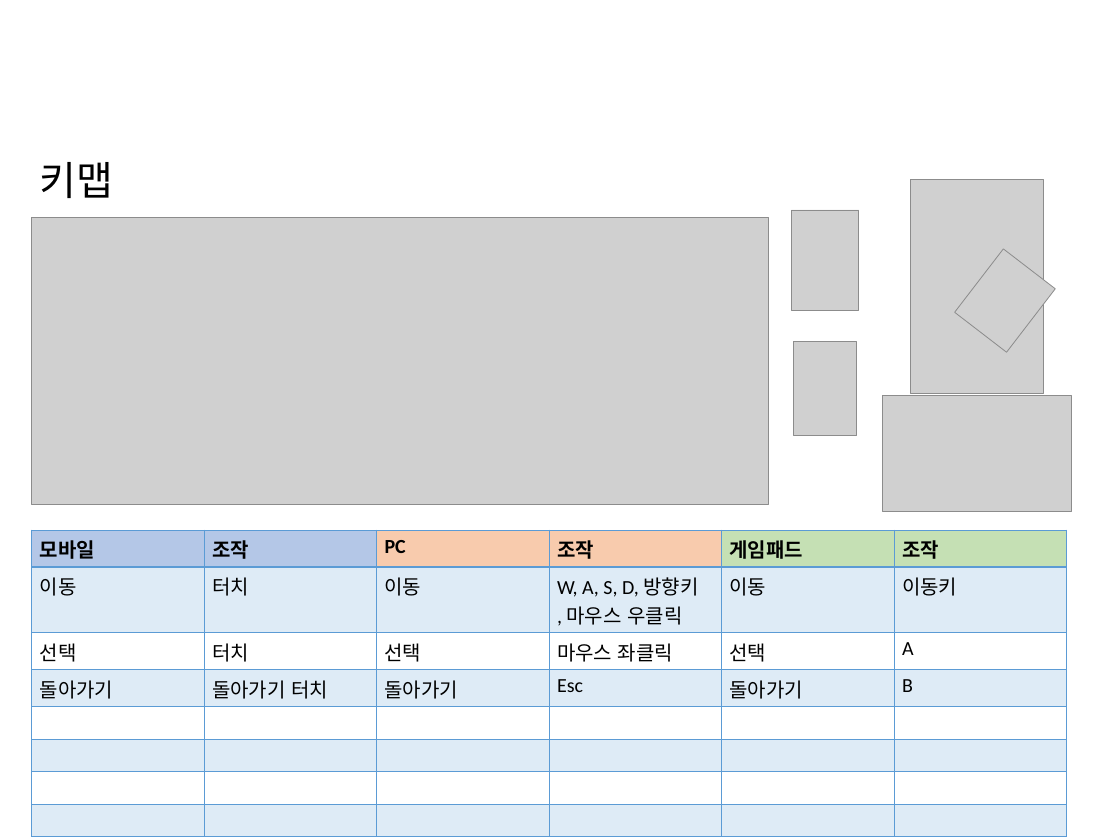
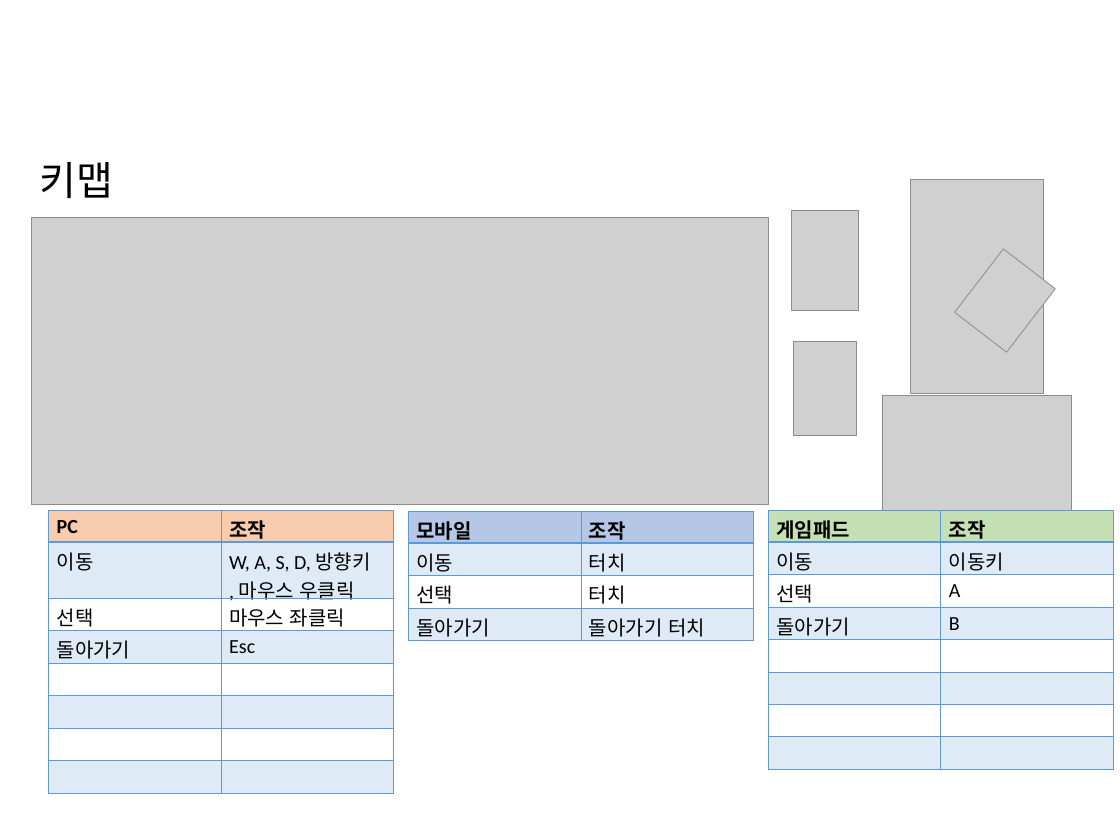
Before and after one commit to sms3072/wepatens, a slide deck: slide 10 of contents/동물서바이벌/동물서바이벌 ui 레이아웃.pptx (slide 8 before the commit). Drawn at 1120x840 pixels with LibreOffice and Linux fonts; fonts in the diff are those of the drawing; grey boxes stand for pictures. Boxes give left, top, right and bottom in pixels: in the first picture for what was removed or moved away, otherwise in the second. Text is boxed around its words. In the diff, an @@ line names an element or a change of style, - is before the commit and + after.

```diff
--- a/contents/동물서바이벌/동물서바이벌 ui 레이아웃.pptx
+++ b/contents/동물서바이벌/동물서바이벌 ui 레이아웃.pptx
@@ table at bbox=[49, 510, 394, 802] @@
-column 1: 모바일 | 이동 | 선택 | 돌아가기 |  |  |  | 
-column 2: 조작 | 터치 | 터치 | 돌아가기 터치 |  |  |  | 
-column 5: 게임패드 | 이동 | 선택 | 돌아가기 |  |  |  | 
-column 6: 조작 | 이동키 | A | B |  |  |  | 
@@ table: place and size @@
-table at bbox=[32, 530, 1069, 822]
+table at bbox=[49, 510, 394, 802]
@@ table added at bbox=[409, 511, 754, 650], 4 rows, 2 columns @@
+모바일 | 조작
+이동 | 터치
+선택 | 터치
+돌아가기 | 돌아가기 터치
@@ table added at bbox=[768, 510, 1114, 779], 8 rows, 2 columns @@
+게임패드 | 조작
+이동 | 이동키
+선택 | A
+돌아가기 | B
+ | 
+ | 
+ | 
+ | 
```
Also in this commit, not shown: 1 other slide changed, 2 slides added, 3 other files.
